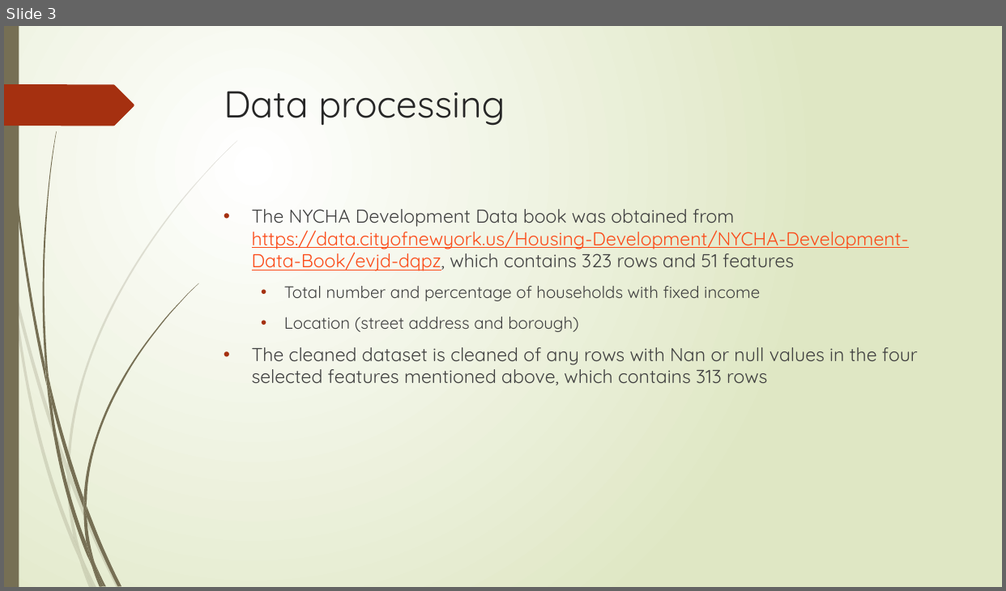
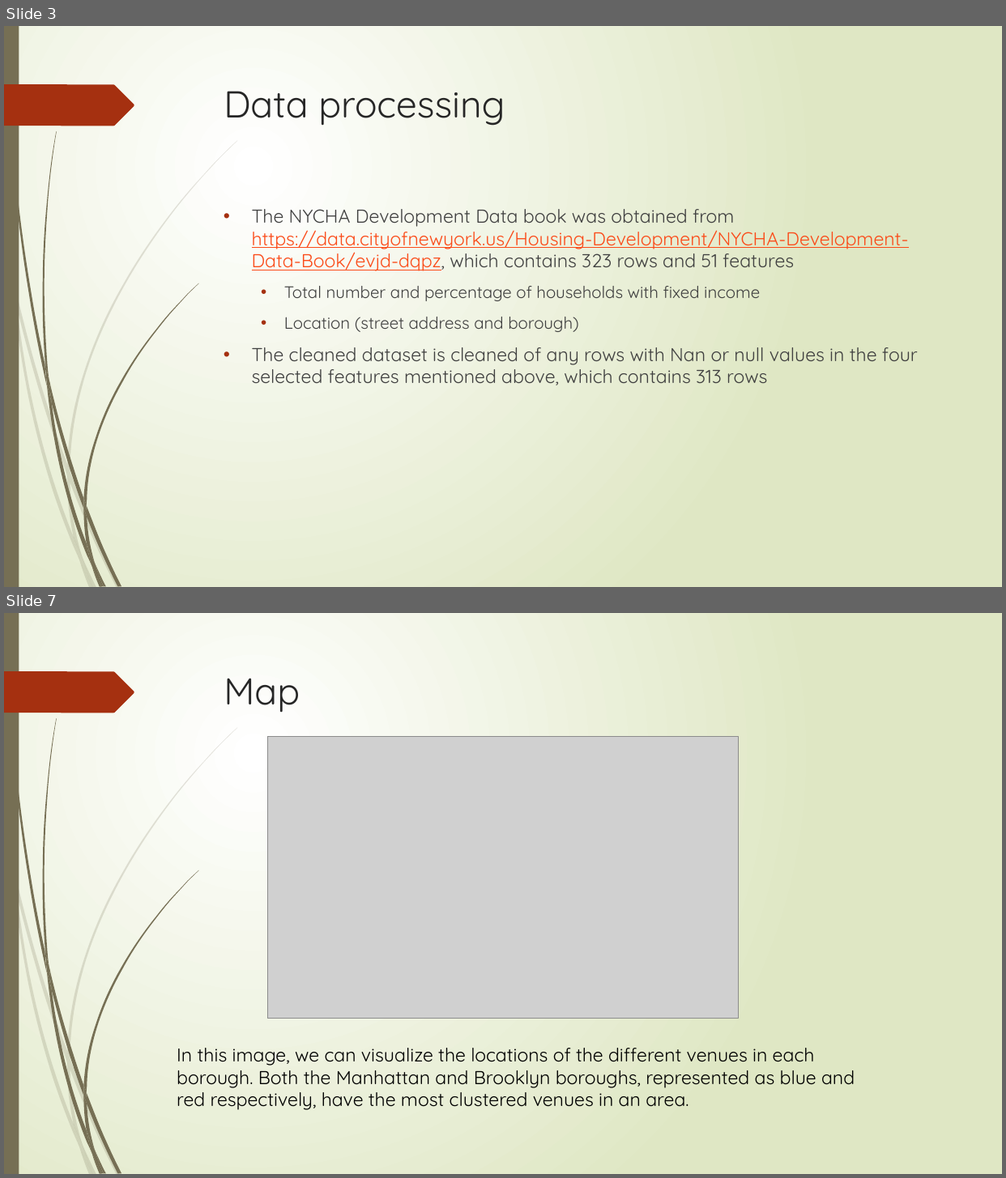
Before and after one commit to DerekDTran/Coursera_Capstone, a slide deck: Presentation.pptx. Shown one above the other, each under a label of ours: slide 3 before the commit, slides 3 and 7 after it; the slides between them are not shown. The pictures are 1006x591 and 1006x1178 pixels, drawn with LibreOffice and Linux fonts; fonts in the diff are those of the drawing; grey boxes stand for pictures. Boxes give left, top, right and bottom in pixels: in the first picture for what was removed or moved away, otherwise in the second. Text is boxed around its words. In the diff, an @@ line names an element or a change of style, - is before the commit and + after.

```diff
--- a/Presentation.pptx
+++ b/Presentation.pptx
@@ slide 7 added at box(4, 613, 1002, 1174), background gradient #FFFFFF to #DFE8C4; not listed: 24 template elements that a slide beside it also shows @@
@@ title added at box(224, 678, 300, 713), 36 pt, text #262626 @@
+Map
@@ picture added at box(267, 737, 739, 1019) @@
@@ text added at box(177, 1048, 854, 1110), 18 pt, text #000000 @@
+In this image, we can visualize the locations of the different venues in each borough. Both the Manhattan and Brooklyn boroughs, represented as blue and red respectively, have the most clustered venues in an area.
```
Also in this commit, not shown: 6 slides changed, 1 slide removed.
